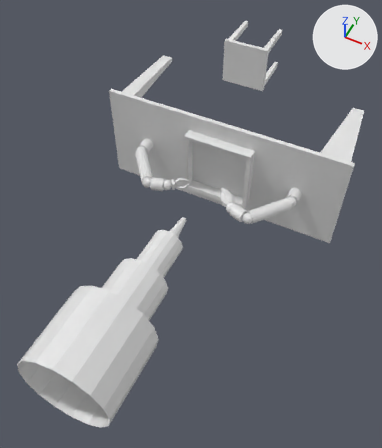
Before and after pictures for a commit that changed the Blender file Assets/Resources/Models/decorations/stol_i_krzeslo.blend.
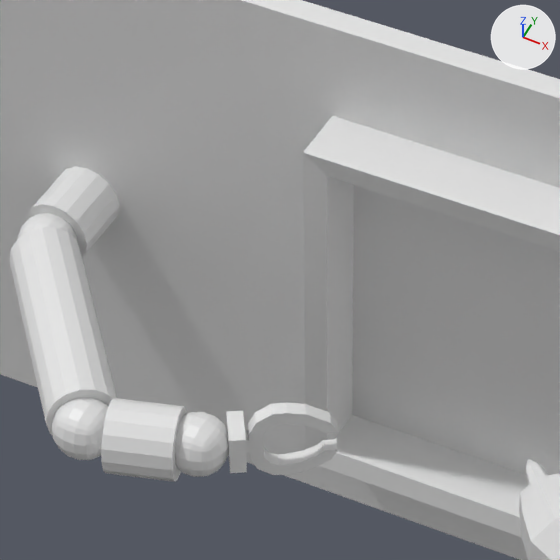
The first picture shows the older version from a camera (50 mm lens) standing at (6.11, -16.89, 14.59) and looking at (0.55, -5.76, 0.69). The close-ups show both versions on the part from 35% to 59% of the width and 25% to 46% of the height of that picture; other places that the commit changed are outside them. The axes (+X, +Y, +Z) are drawn at upper right. The lights are the same throughout.
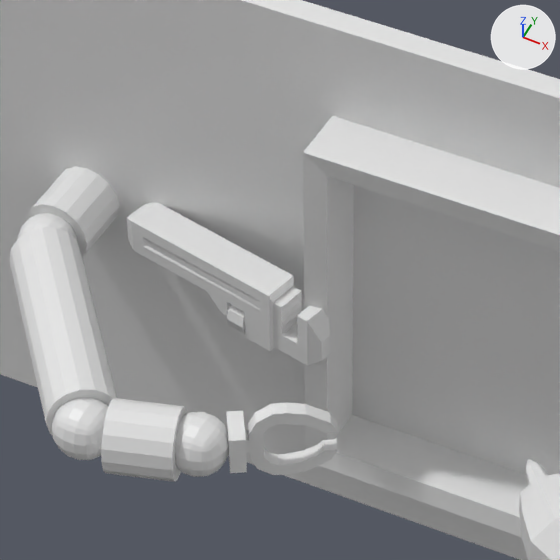
What differs and where, as boxes (x1, y1, x2, y2) in the close-ups (560 x 560 px):
part 1 of me_cube, added: after (273, 287, 330, 366)
part 2 of me_cube, added: after (127, 203, 294, 351)
part 3 of me_cube, added: after (227, 305, 245, 334)

Diff of the bpy script that builds the scene:
```diff
--- a/Assets/Resources/Models/decorations/stol_i_krzeslo.blend.py
+++ b/Assets/Resources/Models/decorations/stol_i_krzeslo.blend.py
@@ mat_material_001 @@
+mat_material_001 = principled_material('Material.001')
+mat_material_001.base_color = (0.8, 0.8, 0.8)  # white #e7e7e7
+mat_material_001.roughness = 0.4
@@ me_cube @@
 # used by ob_cube; location = (0.0, 0.0, 0.0); rotation_euler = (1.571, 0.0, 0.0), in degrees (90, 0, 0)
-me_cube.from_pydata(...)  # 1540 vertices, 1398 faces; spans x -5.13..4.99, y -2.16..4.48, z -1.77..12.73
+me_cube.from_pydata(...)  # 2336 vertices, 2163 faces; spans x -5.13..4.99, y -2.16..4.48, z -1.77..12.73
+# me_cube part 1: a new loose piece of 280 vertices spanning x -2.14..-1.27, y -0.34..0.07, z 2.14..2.46, in mat_material_001 (white #e7e7e7)
+# me_cube part 2: a new loose piece of 194 vertices spanning x -3.02..-1.63, y -0.37..0.14, z 1.88..2.42, in mat_material_001 (white #e7e7e7)
+# me_cube part 3: a new loose piece of 48 vertices spanning x -2.07..-1.87, y -0.43..-0.12, z 2.05..2.38, in mat_material_001 (white #e7e7e7)
 me_cube.materials.append(mat_material)
+me_cube.materials.append(mat_material_001)  # white #e7e7e7
```
